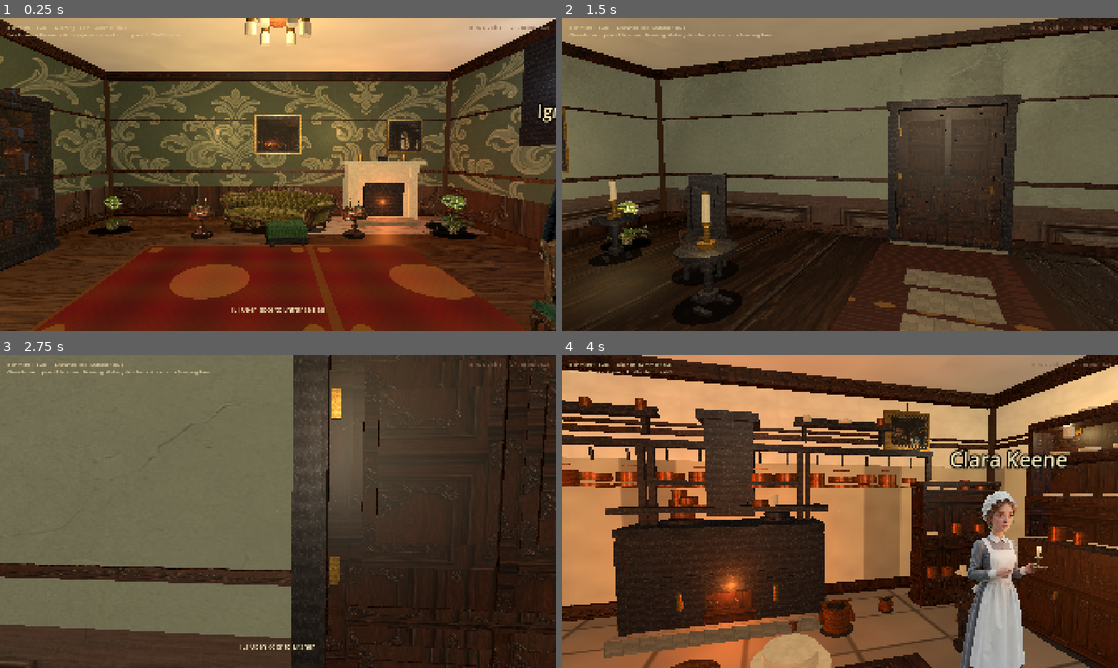
Above: before the commit, frames 1-4 (two rows, left to right).
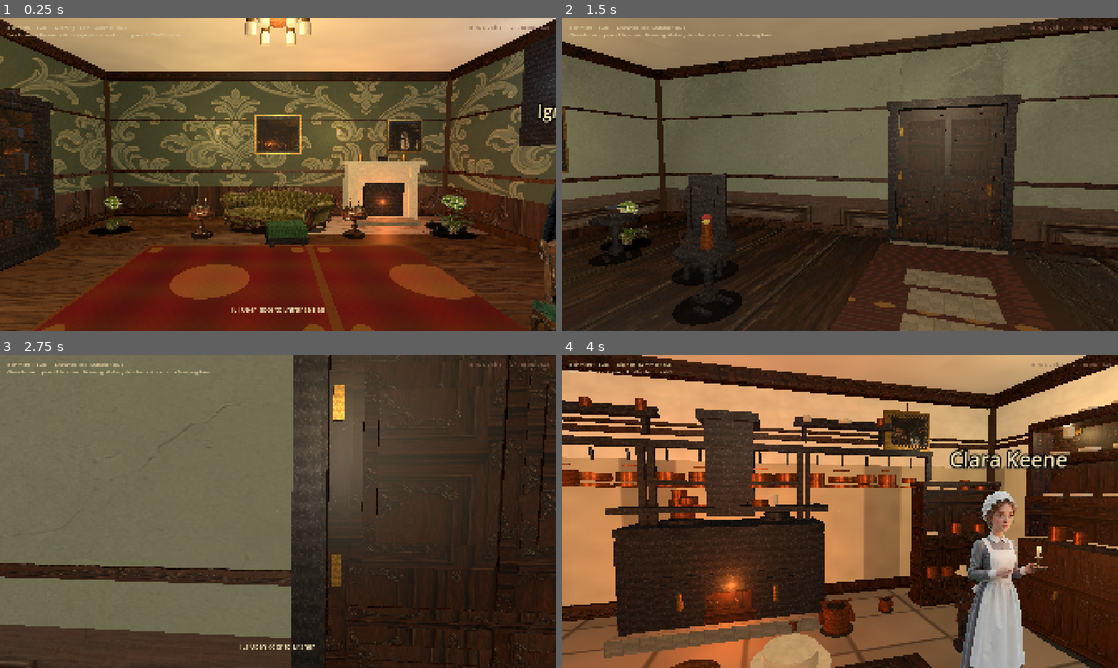
Above: after the commit, the same moments.

Repository: drakewing-eng/aetheric-engine
Game: Godot game, scene res://scenes/fps_main.tscn
Same seed, same stepped clock (60 frames per second), same inputs: the game is played once before the commit and once after it.
Inputs (mouse positions are in pixels of both pictures, inside the frame that each line leads up to):
- Up to frame 1 (0.25 s): no input
- Up to frame 2 (1.5 s): tap Enter at 0.5 s; move the mouse to (867, 174) at 0.52 s; hold E (interact) 0.53-1.28 s; hold W (move_forward) from 0.53 s (still down); click (867, 174) at 0.67 s; move the mouse to (812, 174) at 1.27 s; tap E (interact) at 1.35 s
- Up to frame 3 (2.75 s): keep holding W (move_forward); tap E (interact) at 2 s; move the mouse to (289, 505) at 2.02 s; hold E (interact) from 2.03 s (still down)
- Up to frame 4 (4 s): keep holding W (move_forward); move the mouse to (834, 517) at 2.77 s; release E (interact) at 2.78 s; tap E (interact) at 2.85 s; click (834, 517) at 2.92 s; move the mouse to (878, 514) at 3.52 s; hold E (interact) from 3.53 s (still down)

The runs differ from the first frame. In frame 1, 0.2% of the frame differs, in the area x 51-56%, y 0-8%; in frame 2, 0.9%; in frame 3, 0.3%; in frame 4, 1.4%, in the area x 71-95%, y 0-10%.

Commit message:
visual loop 48: door brass, side-table still-life variety

Diff:
--- a/aetheric-engine-godot/scripts/fps_props.gd
+++ b/aetheric-engine-godot/scripts/fps_props.gd
@@ -481,11 +481,12 @@
 	return root
 
 static func _make_side_table(prop: Dictionary) -> Node3D:
-	## Tripod pedestal table with gallery rim, lamp, books.
+	## Tripod pedestal table with gallery rim; seed varies top dressing.
 	if prop.get("billboard", false) and prop.get("texture", "") != "":
 		return _make_billboard_prop(prop)
 	var root := Node3D.new()
 	root.name = "SideTable"
+	var seed0: int = int(prop.get("seed", 0))
 	# Top with rim
 	_add_cylinder(root, Vector3(0, 0.62, 0), 0.3, 0.04, MAHOGANY, true)
 	_add_cylinder(root, Vector3(0, 0.65, 0), 0.31, 0.02, MAHOGANY_DARK, false)
@@ -497,21 +498,34 @@
 	for a in [0.0, 120.0, 240.0]:
 		var rad := deg_to_rad(a)
 		_add_box(root, Vector3(cos(rad) * 0.16, 0.04, sin(rad) * 0.16), Vector3(0.22, 0.04, 0.06), MAHOGANY_DARK, true, 0.45)
-	# Argand oil lamp — brass base + warm frosted chimney (not black tube)
-	_add_cylinder(root, Vector3(0, 0.69, 0), 0.09, 0.06, BRASS, false, 0.28, true)
-	_add_cylinder(root, Vector3(0, 0.8, 0), 0.028, 0.18, BRASS, false, 0.3, true)
-	_add_cylinder(root, Vector3(0, 0.92, 0), 0.05, 0.04, BRASS, false, 0.28, true)
-	_add_cylinder(root, Vector3(0, 1.08, 0), 0.04, 0.3, Color(0.9, 0.86, 0.72), false, 0.45)
-	_add_cylinder(root, Vector3(0, 1.25, 0), 0.03, 0.035, BRASS, false, 0.28, true)
-	_add_sphere_blob(root, Vector3(0, 0.98, 0), 0.03, Color(1.0, 0.8, 0.4))
-	_add_box(root, Vector3(0.12, 0.68, 0.08), Vector3(0.12, 0.14, 0.09), _book_color(2), false)
+	# Top dressing varies by seed (lamp / books / vase) — no identical still-lifes
+	var style := seed0 % 3
+	if style == 0:
+		_add_cylinder(root, Vector3(0, 0.69, 0), 0.09, 0.06, BRASS, false, 0.28, true)
+		_add_cylinder(root, Vector3(0, 0.8, 0), 0.028, 0.18, BRASS, false, 0.3, true)
+		_add_cylinder(root, Vector3(0, 0.92, 0), 0.05, 0.04, BRASS, false, 0.28, true)
+		_add_cylinder(root, Vector3(0, 1.08, 0), 0.04, 0.3, Color(0.9, 0.86, 0.72), false, 0.45)
+		_add_cylinder(root, Vector3(0, 1.25, 0), 0.03, 0.035, BRASS, false, 0.28, true)
+		_add_sphere_blob(root, Vector3(0, 0.98, 0), 0.03, Color(1.0, 0.8, 0.4))
+		_add_box(root, Vector3(0.12, 0.68, 0.08), Vector3(0.12, 0.14, 0.09), _book_color(2 + seed0), false)
+	elif style == 1:
+		_add_box(root, Vector3(-0.05, 0.7, 0.02), Vector3(0.14, 0.05, 0.18), _book_color(seed0), false)
+		_add_box(root, Vector3(0.02, 0.75, 0.0), Vector3(0.12, 0.04, 0.16), _book_color(seed0 + 3), false)
+		_add_box(root, Vector3(0.08, 0.8, -0.02), Vector3(0.1, 0.035, 0.14), _book_color(seed0 + 5), false)
+		_add_cylinder(root, Vector3(0.12, 0.72, 0.1), 0.04, 0.12, CREAM.darkened(0.1), false, 0.75)
+	else:
+		_add_cylinder(root, Vector3(0, 0.72, 0), 0.07, 0.12, CLAY, false, 0.75)
+		_add_cylinder(root, Vector3(0, 0.85, 0), 0.05, 0.14, CLAY.lightened(0.08), false, 0.75)
+		_add_sphere_blob(root, Vector3(0.02, 0.98, 0.02), 0.05, Color(0.55, 0.2, 0.2))
+		_add_sphere_blob(root, Vector3(-0.03, 0.95, -0.02), 0.04, Color(0.7, 0.65, 0.3))
 	_add_contact_shadow(root, 0.34, 0.34)
-	var lamp := OmniLight3D.new()
-	lamp.light_color = Color(1.0, 0.85, 0.55)
-	lamp.light_energy = 0.55
-	lamp.omni_range = 2.6
-	lamp.position = Vector3(0, 1.0, 0)
-	root.add_child(lamp)
+	if style == 0:
+		var lamp := OmniLight3D.new()
+		lamp.light_color = Color(1.0, 0.85, 0.55)
+		lamp.light_energy = 0.55
+		lamp.omni_range = 2.6
+		lamp.position = Vector3(0, 1.0, 0)
+		root.add_child(lamp)
 	return root
 
 static func _make_hall_table(_prop: Dictionary) -> Node3D:
@@ -1396,15 +1410,16 @@
 		var uy: float = mid_rail_y + (leaf_h - mid_rail_y) * 0.52
 		_add_box(leaf, Vector3(lx, uy, 0.02), Vector3(pw, ph_hi * 0.78, 0.018), panel_field, false, 0.5)
 		_add_box(leaf, Vector3(lx, uy, 0.035), Vector3(pw * 0.78, ph_hi * 0.58, 0.012), door_wood.lightened(0.1), false, 0.48)
-	# Brass mortice-lock furniture
-	var knob_x := leaf_w - 0.15
+	# Brass mortice-lock furniture (reads clearly on closed leaf)
+	var knob_x := leaf_w - 0.18
 	var knob_y := mid_rail_y + 0.08
-	_add_cylinder(leaf, Vector3(knob_x, knob_y, 0.055), 0.04, 0.018, BRASS, false, 0.28, true)
-	_add_cylinder(leaf, Vector3(knob_x, knob_y, 0.09), 0.03, 0.045, BRASS, false, 0.25, true)
-	_add_box(leaf, Vector3(knob_x, knob_y - 0.09, 0.05), Vector3(0.045, 0.08, 0.014), BRASS, false, 0.28)
-	# Three butt hinges
+	_add_box(leaf, Vector3(knob_x, knob_y - 0.02, 0.04), Vector3(0.08, 0.14, 0.02), BRASS.darkened(0.15), false, 0.3)
+	_add_cylinder(leaf, Vector3(knob_x, knob_y, 0.06), 0.045, 0.02, BRASS, false, 0.28, true)
+	_add_cylinder(leaf, Vector3(knob_x, knob_y, 0.1), 0.035, 0.05, BRASS.lightened(0.1), false, 0.25, true)
+	_add_box(leaf, Vector3(knob_x, knob_y - 0.1, 0.055), Vector3(0.05, 0.09, 0.016), BRASS, false, 0.28)
+	# Three butt hinges on hinge stile
 	for hy in [0.32, leaf_h * 0.5, leaf_h - 0.38]:
-		_add_box(leaf, Vector3(0.03, hy, 0.04), Vector3(0.045, 0.14, 0.035), BRASS, false, 0.32)
+		_add_box(leaf, Vector3(0.04, hy, 0.045), Vector3(0.05, 0.16, 0.04), BRASS, false, 0.32)
 	return root
 
 static func _make_mirror(feat: Dictionary) -> Node3D:
--- a/aetheric-engine-godot/scripts/fps_rooms.gd
+++ b/aetheric-engine-godot/scripts/fps_rooms.gd
@@ -116,13 +116,13 @@
 				"texture": "res://assets/props/plants/plant_palm.png", "width": 0.85, "height": 1.05},
 			{"kind": "chandelier", "pos": [0.0, 0.0, -0.5], "hang": 3.15},
 			{"kind": "armchair", "pos": [-2.9, 0.0, 1.4], "yaw": 35.0, "fabric": Color(0.45, 0.18, 0.14)},
-			{"kind": "side_table", "pos": [-2.0, 0.0, 1.9], "yaw": 10.0},
+			{"kind": "side_table", "pos": [-2.0, 0.0, 1.9], "yaw": 10.0, "seed": 0},
 			# Ottoman in FRONT of green chesterfield — never under the sofa card
 			{"kind": "ottoman", "pos": [0.15, 0.0, -2.55], "yaw": 8.0, "fabric": Color(0.28, 0.36, 0.22)},
 			{"kind": "plant", "pos": [-3.6, 0.0, -3.5], "scale": 0.85,
 				"texture": "res://assets/props/plants/plant_palm.png", "width": 0.85, "height": 1.05},
 			{"kind": "chair", "pos": [2.2, 0.0, 2.3], "yaw": -50.0, "fabric": Color(0.4, 0.22, 0.16)},
-			{"kind": "side_table", "pos": [3.0, 0.0, 1.2], "yaw": 15.0},
+			{"kind": "side_table", "pos": [3.0, 0.0, 1.2], "yaw": 15.0, "seed": 1},
 			{"kind": "crate", "pos": [-3.8, 0.0, 2.0], "scale": 0.55, "seed": 0},
 			{"kind": "plant", "pos": [-3.9, 0.0, 0.5], "scale": 0.9,
 				"texture": "res://assets/props/plants/plant_palm.png", "width": 0.9, "height": 1.1},
@@ -220,8 +220,8 @@
 			},
 			{"kind": "hall_table", "pos": [-4.0, 0.0, 1.5], "yaw": 15.0},
 			{"kind": "hall_table", "pos": [4.0, 0.0, -1.5], "yaw": -20.0},
-			{"kind": "side_table", "pos": [2.5, 0.0, 1.8], "yaw": -10.0},
-			{"kind": "side_table", "pos": [-2.8, 0.0, -1.8], "yaw": 25.0},
+			{"kind": "side_table", "pos": [2.5, 0.0, 1.8], "yaw": -10.0, "seed": 2},
+			{"kind": "side_table", "pos": [-2.8, 0.0, -1.8], "yaw": 25.0, "seed": 3},
 			{"kind": "coat_stand", "pos": [-5.5, 0.0, -2.5], "yaw": 0.0},
 			{"kind": "umbrella_stand", "pos": [-5.2, 0.0, -3.3], "yaw": 10.0},
 			{"kind": "plant", "pos": [5.5, 0.0, 3.0], "scale": 0.95,
@@ -237,7 +237,7 @@
 				"texture": "res://assets/props/plants/plant_palm.png", "width": 0.95, "height": 1.1},
 			{"kind": "plant", "pos": [-5.0, 0.0, 3.2], "scale": 0.9,
 				"texture": "res://assets/props/plants/plant_palm.png", "width": 0.95, "height": 1.1},
-			{"kind": "side_table", "pos": [5.0, 0.0, 2.5], "yaw": -25.0},
+			{"kind": "side_table", "pos": [5.0, 0.0, 2.5], "yaw": -25.0, "seed": 4},
 			{"kind": "chair", "pos": [-3.5, 0.0, 2.0], "yaw": 40.0, "fabric": Color(0.32, 0.2, 0.14)},
 			# Side-wall shelves only (never span doorway)
 			{"kind": "wall_shelf", "pos": [-3.5, 0.0, -4.7], "yaw": 0.0, "width": 2.0, "shelf_y": 1.9, "seed": 0},
@@ -251,7 +251,7 @@
 			{"kind": "floor_path", "pos": [0.0, 0.0, 0.0], "yaw": 0.0, "length": 7.0, "width": 1.1},
 			{"kind": "crate", "pos": [4.5, 0.0, 3.5], "scale": 0.6, "seed": 4},
 			{"kind": "stool", "pos": [-4.0, 0.0, 3.0], "yaw": -25.0, "seed": 2},
-			{"kind": "side_table", "pos": [1.5, 0.0, -3.5], "yaw": 10.0},
+			{"kind": "side_table", "pos": [1.5, 0.0, -3.5], "yaw": 10.0, "seed": 5},
 		],
 		"doors": [
 			{
@@ -342,8 +342,8 @@
 			{"kind": "crate", "pos": [6.0, 0.0, 3.2], "scale": 0.9, "seed": 7},
 			{"kind": "stool", "pos": [-3.5, 0.0, -1.5], "yaw": 20.0, "seed": 3},
 			{"kind": "stool", "pos": [3.8, 0.0, -1.2], "yaw": -15.0, "seed": 4},
-			{"kind": "side_table", "pos": [-6.2, 0.0, 3.8], "yaw": 20.0},
-			{"kind": "side_table", "pos": [5.5, 0.0, 3.0], "yaw": -30.0},
+			{"kind": "side_table", "pos": [-6.2, 0.0, 3.8], "yaw": 20.0, "seed": 6},
+			{"kind": "side_table", "pos": [5.5, 0.0, 3.0], "yaw": -30.0, "seed": 7},
 			{"kind": "chair", "pos": [-5.5, 0.0, 3.3], "yaw": -40.0},
 			{"kind": "chair", "pos": [4.5, 0.0, 2.5], "yaw": 160.0, "fabric": Color(0.3, 0.22, 0.18)},
 			{"kind": "chalk_board", "pos": [-7.5, 0.0, -3.5], "yaw": 90.0},
@@ -354,9 +354,9 @@
 			{"kind": "crate", "pos": [2.0, 0.0, 3.8], "scale": 0.7, "seed": 8},
 			{"kind": "crate", "pos": [-1.5, 0.0, 3.6], "scale": 0.55, "seed": 9},
 			{"kind": "chair", "pos": [5.5, 0.0, -0.5], "yaw": -90.0, "fabric": Color(0.28, 0.2, 0.16)},
-			{"kind": "side_table", "pos": [5.8, 0.0, -1.5], "yaw": -90.0},
+			{"kind": "side_table", "pos": [5.8, 0.0, -1.5], "yaw": -90.0, "seed": 8},
 			# Clear north aisle to machines
-			{"kind": "side_table", "pos": [-5.5, 0.0, 0.5], "yaw": 90.0},
+			{"kind": "side_table", "pos": [-5.5, 0.0, 0.5], "yaw": 90.0, "seed": 9},
 			{"kind": "stool", "pos": [2.8, 0.0, 1.2], "yaw": -25.0, "seed": 5},
 			{"kind": "copper_pot", "pos": [3.5, 0.0, -3.5], "scale": 0.6, "seed": 3},
 			{"kind": "wall_sconce", "pos": [-7.5, 0.0, 0.0], "yaw": 90.0, "height": 2.4},
@@ -440,8 +440,8 @@
 			{"kind": "desk", "pos": [2.5, 0.0, -2.2], "yaw": -90.0},
 			{"kind": "chair", "pos": [1.7, 0.0, -2.0], "yaw": 100.0, "fabric": Color(0.42, 0.28, 0.18)},
 			{"kind": "armchair", "pos": [-2.0, 0.0, 1.0], "yaw": 35.0, "fabric": Color(0.28, 0.36, 0.28)},
-			{"kind": "side_table", "pos": [-1.2, 0.0, 1.5], "yaw": 0.0},
-			{"kind": "side_table", "pos": [2.8, 0.0, 1.5], "yaw": -20.0},
+			{"kind": "side_table", "pos": [-1.2, 0.0, 1.5], "yaw": 0.0, "seed": 10},
+			{"kind": "side_table", "pos": [2.8, 0.0, 1.5], "yaw": -20.0, "seed": 11},
 			{"kind": "bookshelf", "pos": [-3.5, 0.0, -1.5], "yaw": 90.0, "width": 1.4, "height": 2.2, "seed": 6},
 			{"kind": "bookshelf", "pos": [-3.5, 0.0, 1.2], "yaw": 90.0, "width": 1.2, "height": 2.0, "seed": 13},
 			{"kind": "plant", "pos": [3.2, 0.0, 2.2], "scale": 0.95,
@@ -453,14 +453,14 @@
 			# North wall dressing
 			{"kind": "fireplace", "pos": [0.0, 0.0, -3.75], "yaw": 0.0},
 			{"kind": "armchair", "pos": [1.2, 0.0, -2.4], "yaw": -20.0, "fabric": Color(0.5, 0.35, 0.28)},
-			{"kind": "side_table", "pos": [-1.0, 0.0, -2.6], "yaw": 10.0},
+			{"kind": "side_table", "pos": [-1.0, 0.0, -2.6], "yaw": 10.0, "seed": 12},
 			{"kind": "chair", "pos": [-2.2, 0.0, -0.5], "yaw": 70.0, "fabric": Color(0.35, 0.28, 0.2)},
 			{"kind": "copper_pot", "pos": [3.0, 0.0, -0.5], "scale": 0.55, "seed": 5},
 			{"kind": "hall_table", "pos": [-0.5, 0.0, 2.2], "yaw": 5.0},
 			{"kind": "chandelier", "pos": [0.0, 0.0, 0.0], "hang": 2.9},
 			{"kind": "plant", "pos": [3.0, 0.0, -2.5], "scale": 0.85,
 				"texture": "res://assets/props/plants/plant_palm.png", "width": 0.8, "height": 1.05},
-			{"kind": "side_table", "pos": [-2.8, 0.0, 2.0], "yaw": -10.0},
+			{"kind": "side_table", "pos": [-2.8, 0.0, 2.0], "yaw": -10.0, "seed": 13},
 			{"kind": "chair", "pos": [0.8, 0.0, 1.8], "yaw": 160.0, "fabric": Color(0.4, 0.3, 0.22)},
 			{"kind": "wall_shelf", "pos": [3.5, 0.0, 0.0], "yaw": -90.0, "width": 1.6, "shelf_y": 1.7, "seed": 4},
 			{"kind": "bookshelf", "pos": [3.4, 0.0, -1.5], "yaw": -90.0, "width": 1.2, "height": 2.0, "seed": 17},
@@ -560,7 +560,7 @@
 			{"kind": "copper_pot", "pos": [-1.5, 0.0, -2.5], "scale": 0.75, "seed": 11},
 			{"kind": "copper_pot", "pos": [1.2, 0.0, -2.3], "scale": 0.65, "seed": 12},
 			{"kind": "copper_pot", "pos": [-2.8, 0.0, 1.5], "scale": 0.9, "seed": 13},
-			{"kind": "side_table", "pos": [3.5, 0.0, 1.0], "yaw": -15.0},
+			{"kind": "side_table", "pos": [3.5, 0.0, 1.0], "yaw": -15.0, "seed": 14},
 			{"kind": "chair", "pos": [3.0, 0.0, 0.5], "yaw": 160.0},
 			{"kind": "tool_shelf", "pos": [-4.2, 0.0, 2.5], "yaw": 90.0, "width": 1.4, "height": 2.1, "seed": 2},
 			{"kind": "machine", "pos": [0.0, 0.0, 3.5], "yaw": 180.0, "height": 1.9},
@@ -701,7 +701,7 @@
 				"texture": "res://assets/props/plants/plant_palm.png", "width": 0.68, "height": 0.95},
 			{"kind": "plant", "pos": [-3.3, 0.0, -0.8], "scale": 1.0,
 				"texture": "res://assets/props/plants/plant_palm.png", "width": 0.85, "height": 1.15},
-			{"kind": "side_table", "pos": [1.8, 0.0, 1.0], "yaw": -25.0},
+			{"kind": "side_table", "pos": [1.8, 0.0, 1.0], "yaw": -25.0, "seed": 15},
 			{"kind": "chair", "pos": [1.2, 0.0, 1.5], "yaw": 150.0, "fabric": Color(0.35, 0.4, 0.32)},
 			{"kind": "chair", "pos": [-1.8, 0.0, 1.6], "yaw": -140.0, "fabric": Color(0.32, 0.38, 0.3)},
 			{"kind": "stool", "pos": [-1.5, 0.0, 0.8], "yaw": 20.0, "seed": 19},
@@ -807,7 +807,7 @@
 			{"kind": "crate", "pos": [-3.2, 0.0, -2.2], "scale": 0.95, "seed": 28},
 			{"kind": "crate", "pos": [-2.5, 0.0, -2.5], "scale": 0.7, "seed": 29},
 			{"kind": "crate", "pos": [3.3, 0.0, -2.2], "scale": 0.8, "seed": 30},
-			{"kind": "side_table", "pos": [-2.2, 0.0, -0.5], "yaw": 5.0},
+			{"kind": "side_table", "pos": [-2.2, 0.0, -0.5], "yaw": 5.0, "seed": 16},
 			{"kind": "chair", "pos": [2.0, 0.0, -0.2], "yaw": 160.0, "fabric": Color(0.45, 0.32, 0.2)},
 			{"kind": "copper_pot", "pos": [2.4, 0.0, -1.4], "scale": 0.7, "seed": 28},
 			# North wall: crockery (never library bookshelves in kitchen)
@@ -816,7 +816,7 @@
 			{"kind": "copper_pot", "pos": [-2.0, 0.0, 3.15], "scale": 0.6, "seed": 30},
 			{"kind": "crate", "pos": [3.4, 0.0, -0.5], "scale": 0.65, "seed": 31},
 			{"kind": "stool", "pos": [-2.5, 0.0, 2.0], "yaw": 40.0, "seed": 25},
-			{"kind": "side_table", "pos": [1.5, 0.0, -2.5], "yaw": 0.0},
+			{"kind": "side_table", "pos": [1.5, 0.0, -2.5], "yaw": 0.0, "seed": 17},
 			# Hanging copper rail over empty north plaster
 			{"kind": "pot_rack", "pos": [-1.8, 0.0, 3.35], "yaw": 0.0, "seed": 0},
 			{"kind": "pot_rack", "pos": [1.8, 0.0, 3.35], "yaw": 0.0, "seed": 1},
Not shown, changed: SCRATCH/memory/CURRENT.md
